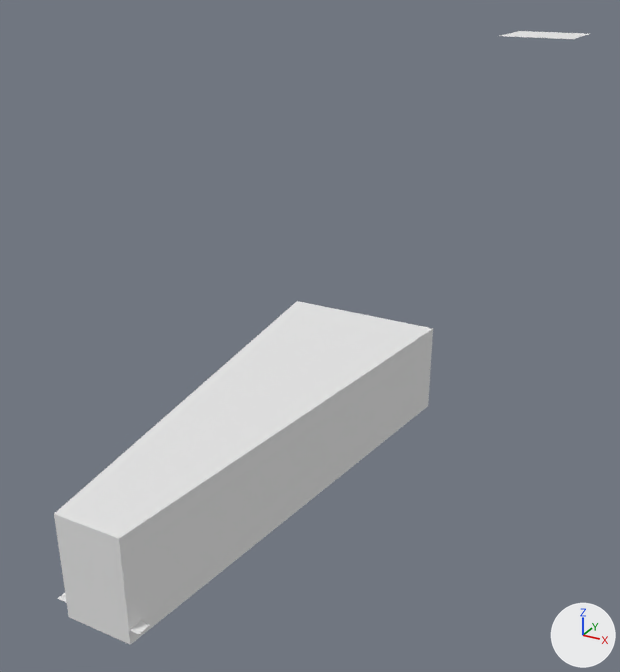
One commit to the Blender file BMW/bmw150i.blend: the scene before it, then after it.
One viewpoint serves both versions: a 50 mm camera at (8.03, -12.25, 8.73) aimed at (-0.37, 3.03, 1.09). The axes (+X, +Y, +Z) are drawn at lower right. The lights are the same throughout.
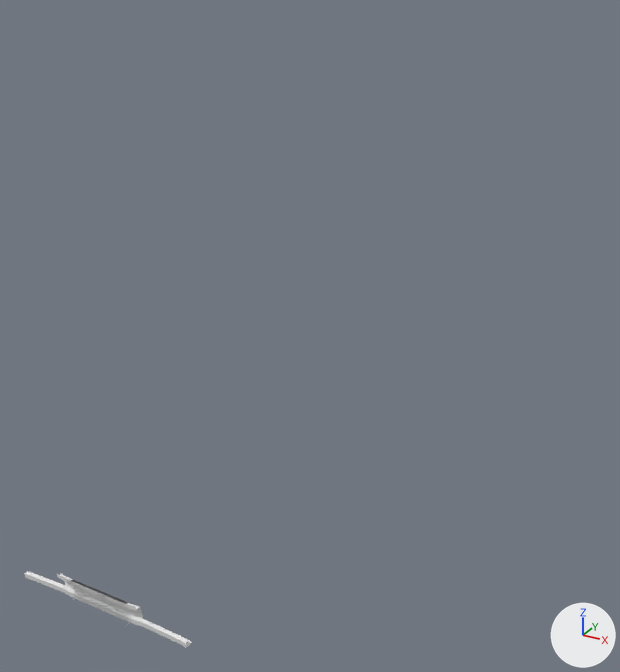
Where the change shows, as pixel boxes (x1, y1, x2, y2) in the pictures (620 x 672 px):
'Cube', hidden
    before: (54, 31, 589, 645)
'Plane', reshaped, moved, rescaled, modifiers changed (80% wider, 81% taller)
    before: (57, 593, 149, 635)
    after: (25, 571, 191, 648)

The change, as a list of edits to the scene's bpy script:
```text
Change me_plane:
    used by ob_plane; location = (0.0, -4.44, -0.71); scale = (0.84, -0.123, 1.0)
    remove me_plane.from_pydata(...)  # 4 vertices, 1 face; spans x -1.0..1.0, y -1.0..1.0, z 0.0
    add me_plane.from_pydata(...)  # 52 vertices, 30 faces; spans x -1.0..2.87, y -1.0..1.0, z -0.02..0.47
    me_plane part 1
    1 vertex is removed from x 1.0, y 1.0, z 0.0
    1 face is deleted
    1 vertex moves from x -1.0, y 1.0, z 0.0 to x -1.0, y 0.16, z 0.0
    28 vertices are added at x -1.0..2.87, y -1.0..1.0, z -0.02..0.45
    8 new vertices lie (0.2, 0.0, 0.02) away from vertices in x 1.19, y -1.0..0.86, z 0.01..0.45
    6 new vertices lie (-0.2, 0.0, -0.01) away from vertices in x 1.19, y -1.0..0.83, z 0.01..0.38
    7 new vertices lie (2.0, 0.0, 0.0) away from vertices in x -1.0, y -0.29..1.0, z 0.0..0.45
    30 new faces join them
Change ob_plane:
    ob_plane.location: (0.0, -4.44, -0.71) -> (0.0, -4.44, -0.67)
    ob_plane.scale: (0.84, -0.123, 1.0) -> (0.571, -0.123, 1.0)
    add _m = ob_plane.modifiers.new('Mirror', 'MIRROR')
Change ob_cube:
    add ob_cube.hide_viewport = True
```
